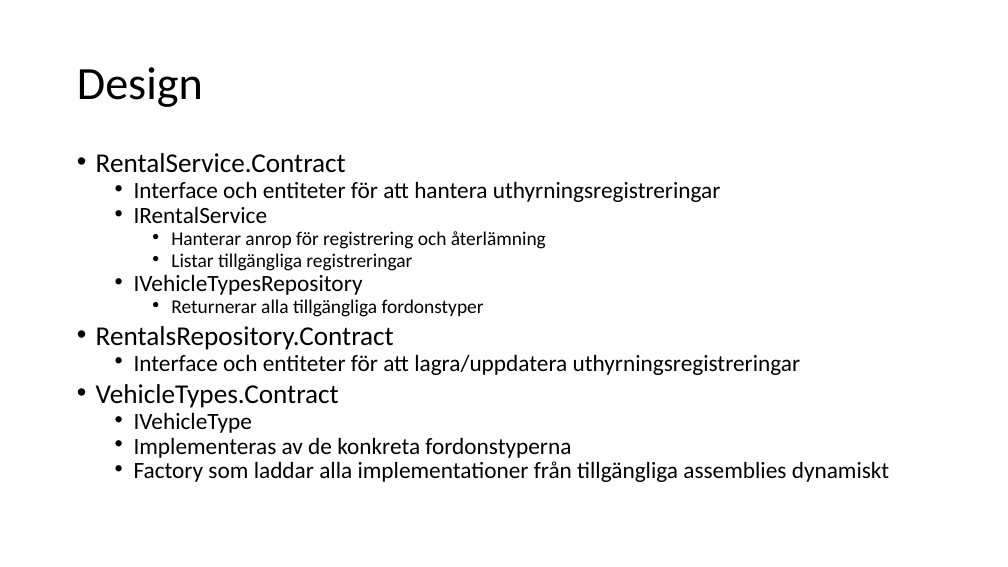
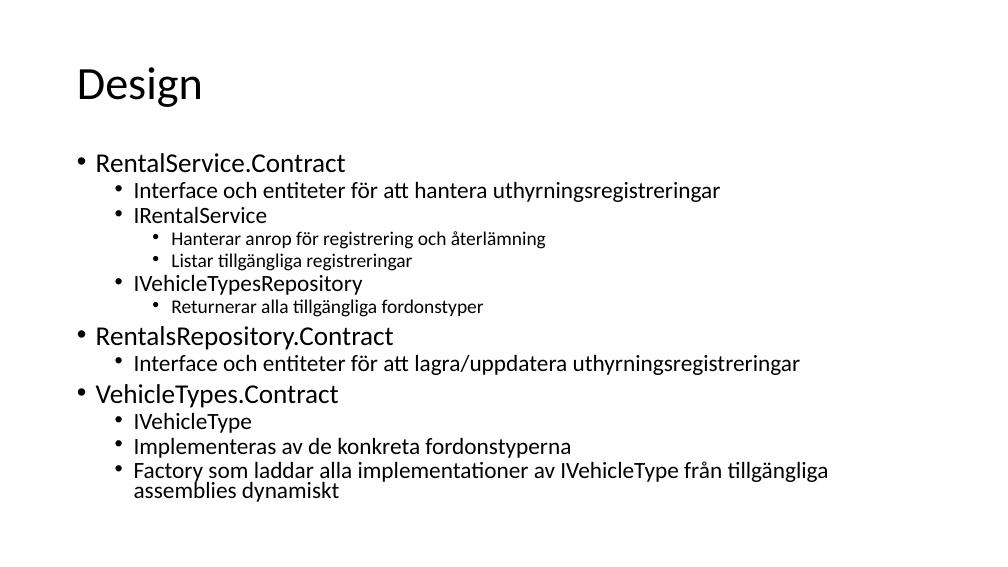
Before and after one commit to LarsBergqvist/CarRentalService, a slide deck: slide 4 of CarRentalService - Lars Bergqvist.pptx. Drawn at 1008x567 pixels with LibreOffice and Linux fonts; fonts in the diff are those of the drawing. Boxes give left, top, right and bottom in pixels: in the first picture for what was removed or moved away, otherwise in the second. Text is boxed around its words. In the diff, an @@ line names an element or a change of style, - is before the commit and + after.

```diff
--- a/CarRentalService - Lars Bergqvist.pptx
+++ b/CarRentalService - Lars Bergqvist.pptx
@@ text at [134,461,829,502]: text changed @@
-  • Factory som laddar alla implementationer från tillgängliga assemblies dynamiskt
+  • Factory som laddar alla implementationer av IVehicleType från tillgängliga assemblies dynamiskt
```
Also in this commit, not shown: 4 other slides changed.
